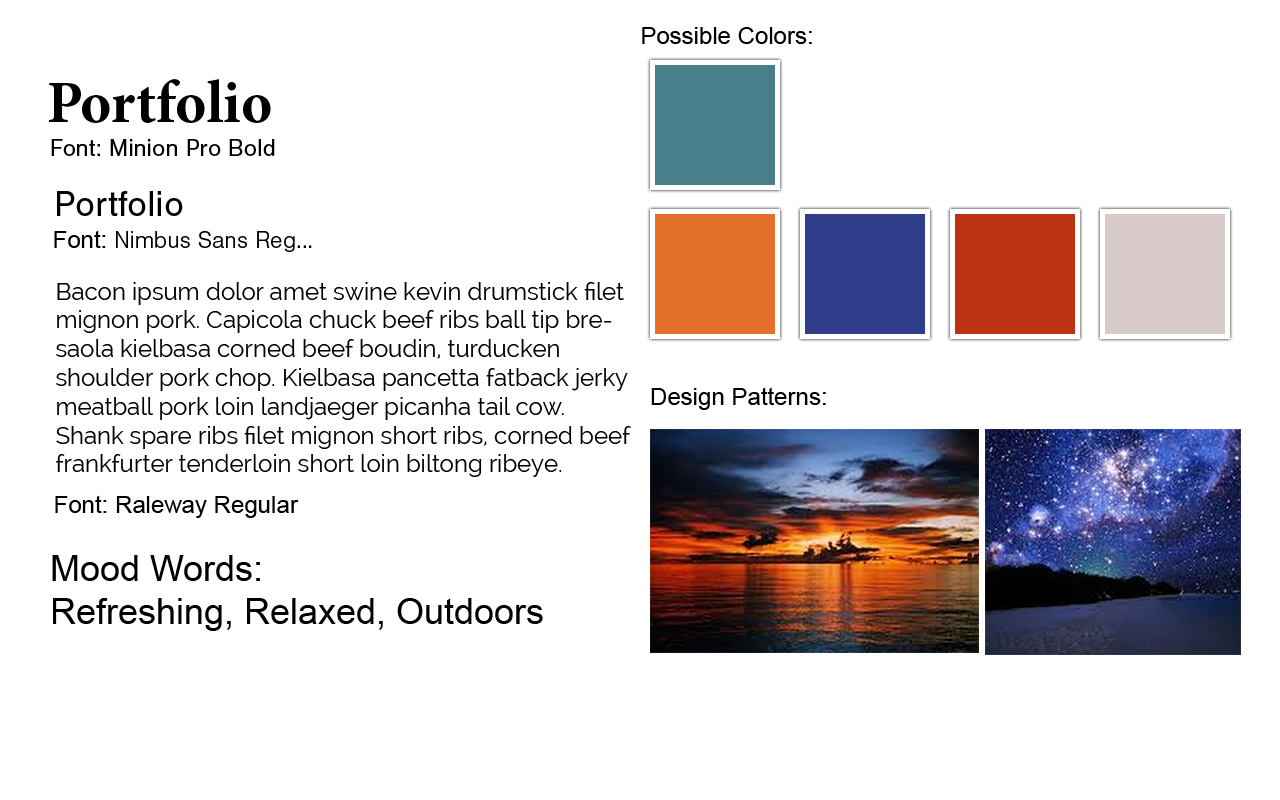
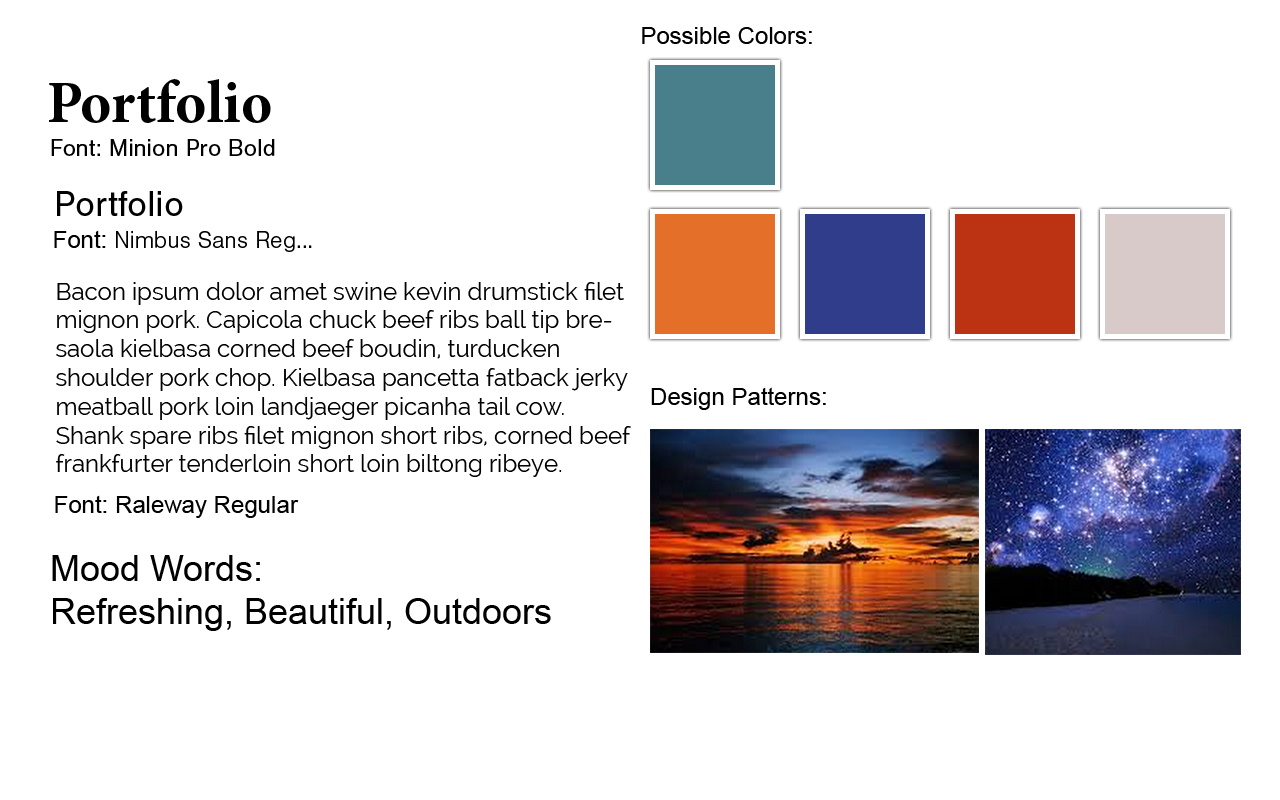
Layered file, before and after one edit (1280x800). Changes by layer:
renamed "Mood Words: Refreshing, Relaxed, Outdoors" to "Mood Words: Refreshing, Beautiful, Outdoors", painted on it over (246, 598, 551, 630)
